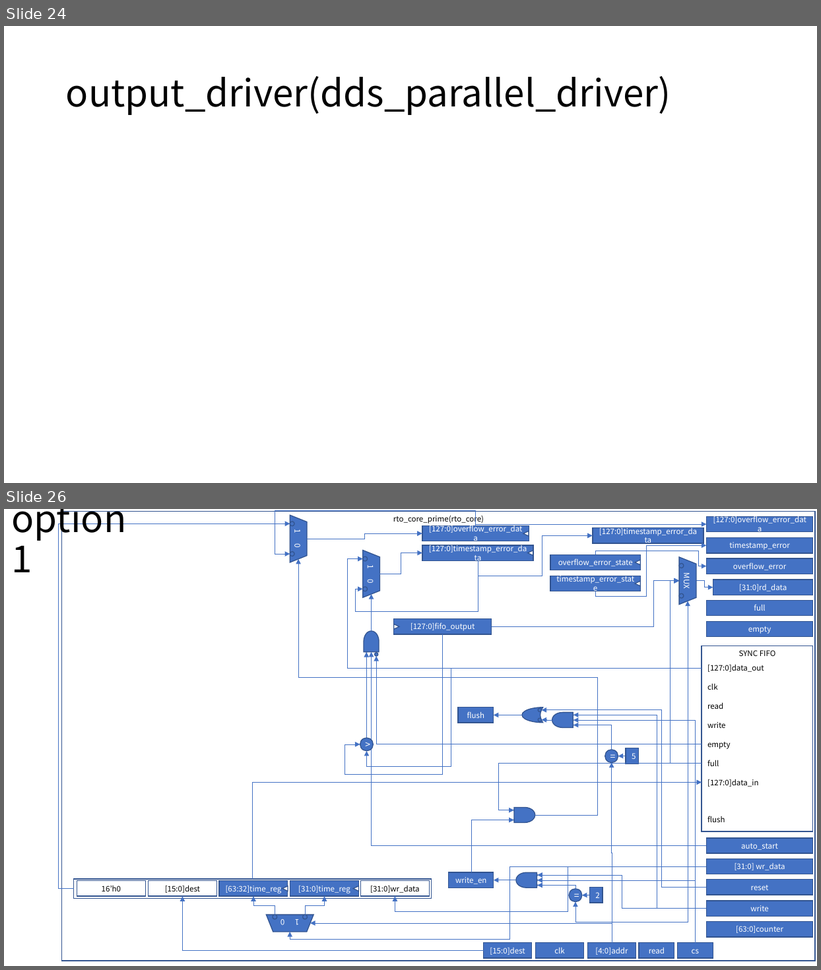
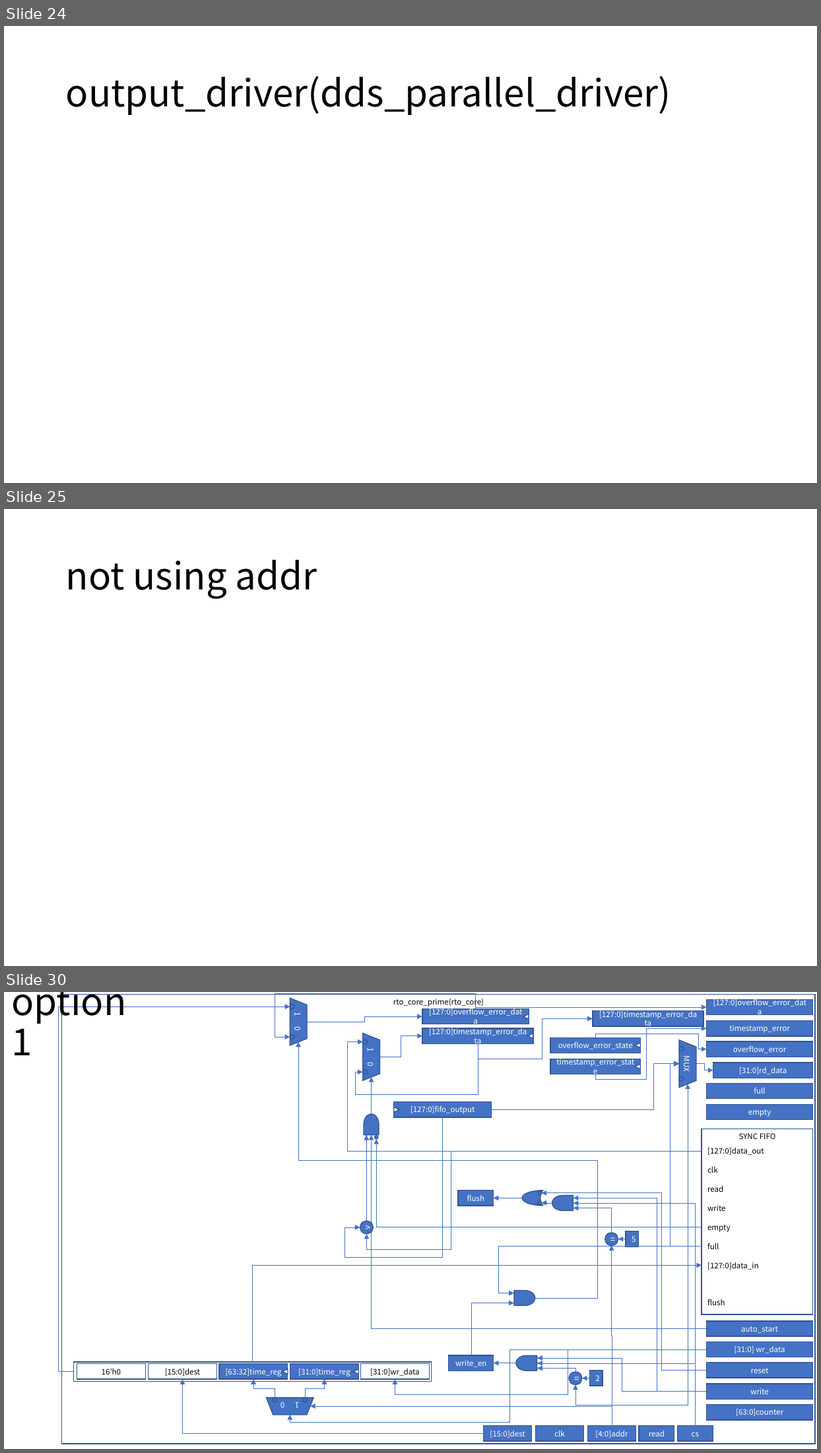
Before and after one commit to snu-quiqcl/AD9910, a slide deck: AD9912_MODULE.pptx. Shown one above the other, each under a label of ours: slides 24 and 26 before the commit, slides 24, 25 and 30 after it; the slides between them are not shown. The pictures are 821x970 and 821x1453 pixels, drawn with LibreOffice and Linux fonts; fonts in the diff are those of the drawing. Boxes give left, top, right and bottom in pixels: in the first picture for what was removed or moved away, otherwise in the second. Text is boxed around its words. In the diff, an @@ line names an element or a change of style, - is before the commit and + after.

```diff
--- a/AD9912_MODULE.pptx
+++ b/AD9912_MODULE.pptx
@@ slide 25 added at bbox=[4, 509, 817, 966], background #FFFFFF @@
@@ title added at bbox=[66, 560, 318, 599], 44 pt, text #000000 @@
+not using addr
@@ what was slide 26 is now slide 30 @@
```
Also in this commit, not shown: 2 slides changed, 4 other slides added.
